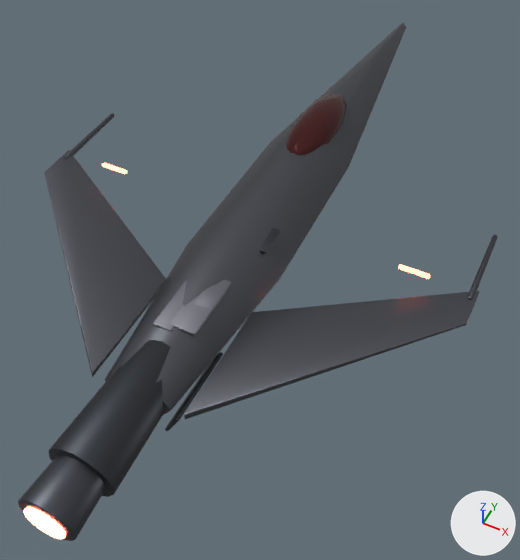
The glTF model assets/models/enemy_razor.glb: old version first, new version second.
Both versions are drawn from a 50 mm lens placed at (3.94, -8.7, 8.47), pointed at (0.15, -1.11, -1.01). Lighting does not change. The marker at lower right points along +X, +Y and +Z. The older version comes first. Vertices at exactly the same position are counted once.

The first picture shows 'EnemyRazor'.
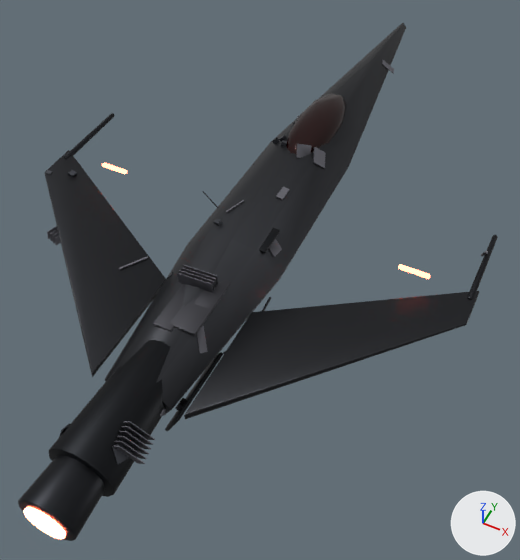
What differs and where, as boxes (x1, y1, x2, y2) in the pictures (520 x 560 px):
'EnemyRazor', recoloured, reshaped (darker): (18, 23, 498, 541) in both
part 1 of me_hullm, added: after (46, 116, 488, 465)
part 2 of me_hullm, added: after (382, 59, 394, 74)

Diff of the bpy script that builds the scene:
```diff
--- a/assets/models/enemy_razor.glb.py
+++ b/assets/models/enemy_razor.glb.py
@@ mat_en_hull @@
 n0 = _N.new('ShaderNodeBsdfPrincipled'); n0.name = 'Principled BSDF'
-n0.inputs[0].default_value = (0.1, 0.105, 0.12, 1.0)  # 'Base Color', dark grey #595b61
 n0.inputs[1].default_value = 0.85  # 'Metallic'
@@ mat_en_hull @@
 n1 = _N.new('ShaderNodeOutputMaterial'); n1.name = 'Material Output'
+n2 = _N.new('ShaderNodeMix'); n2.name = 'Mix'
+n2.data_type = 'RGBA'
+n2.blend_type = 'MULTIPLY'
+n2.inputs[0].default_value = 1.0  # 'Factor'
+n2.inputs[7].default_value = (0.1, 0.105, 0.12, 1.0)  # 'B', dark grey #595b61
+n3 = _N.new('ShaderNodeVertexColor'); n3.name = 'Color Attribute'
 _L.new(n0.outputs[0], n1.inputs[0])  # 'BSDF' to 'Surface'
+_L.new(n2.outputs[2], n0.inputs[0])  # 'Result' to 'Base Color'
+_L.new(n3.outputs[0], n2.inputs[6])  # 'Color' to 'A'
@@ mat_en_glass @@
 n0 = _N.new('ShaderNodeBsdfPrincipled'); n0.name = 'Principled BSDF'
-n0.inputs[0].default_value = (0.06, 0.005, 0.005, 1.0)  # 'Base Color', dark red #451010
 n0.inputs[1].default_value = 0.4  # 'Metallic'
@@ mat_en_glass @@
 n1 = _N.new('ShaderNodeOutputMaterial'); n1.name = 'Material Output'
+n2 = _N.new('ShaderNodeMix'); n2.name = 'Mix'
+n2.data_type = 'RGBA'
+n2.blend_type = 'MULTIPLY'
+n2.inputs[0].default_value = 1.0  # 'Factor'
+n2.inputs[7].default_value = (0.06, 0.005, 0.005, 1.0)  # 'B', dark red #451010
+n3 = _N.new('ShaderNodeVertexColor'); n3.name = 'Color Attribute'
 _L.new(n0.outputs[0], n1.inputs[0])  # 'BSDF' to 'Surface'
+_L.new(n2.outputs[2], n0.inputs[0])  # 'Result' to 'Base Color'
+_L.new(n3.outputs[0], n2.inputs[6])  # 'Color' to 'A'
@@ mat_gunmetal @@
 n0 = _N.new('ShaderNodeBsdfPrincipled'); n0.name = 'Principled BSDF'
-n0.inputs[0].default_value = (0.08, 0.085, 0.1, 1.0)  # 'Base Color', dark grey #505259
 n0.inputs[1].default_value = 0.9  # 'Metallic'
@@ mat_gunmetal @@
 n1 = _N.new('ShaderNodeOutputMaterial'); n1.name = 'Material Output'
+n2 = _N.new('ShaderNodeMix'); n2.name = 'Mix'
+n2.data_type = 'RGBA'
+n2.blend_type = 'MULTIPLY'
+n2.inputs[0].default_value = 1.0  # 'Factor'
+n2.inputs[7].default_value = (0.08, 0.085, 0.1, 1.0)  # 'B', dark grey #505259
+n3 = _N.new('ShaderNodeVertexColor'); n3.name = 'Color Attribute'
 _L.new(n0.outputs[0], n1.inputs[0])  # 'BSDF' to 'Surface'
+_L.new(n2.outputs[2], n0.inputs[0])  # 'Result' to 'Base Color'
+_L.new(n3.outputs[0], n2.inputs[6])  # 'Color' to 'A'
@@ mat_en_hull2 @@
 n0 = _N.new('ShaderNodeBsdfPrincipled'); n0.name = 'Principled BSDF'
-n0.inputs[0].default_value = (0.055, 0.06, 0.07, 1.0)  # 'Base Color', dark grey #42454b
 n0.inputs[1].default_value = 0.9  # 'Metallic'
 n1 = _N.new('ShaderNodeOutputMaterial'); n1.name = 'Material Output'
+n2 = _N.new('ShaderNodeMix'); n2.name = 'Mix'
+n2.data_type = 'RGBA'
+n2.blend_type = 'MULTIPLY'
+n2.inputs[0].default_value = 1.0  # 'Factor'
+n2.inputs[7].default_value = (0.055, 0.06, 0.07, 1.0)  # 'B', dark grey #42454b
+n3 = _N.new('ShaderNodeVertexColor'); n3.name = 'Color Attribute'
 _L.new(n0.outputs[0], n1.inputs[0])  # 'BSDF' to 'Surface'
+_L.new(n2.outputs[2], n0.inputs[0])  # 'Result' to 'Base Color'
+_L.new(n3.outputs[0], n2.inputs[6])  # 'Color' to 'A'
@@ mat_en_panel @@
 n0 = _N.new('ShaderNodeBsdfPrincipled'); n0.name = 'Principled BSDF'
-n0.inputs[0].default_value = (0.2, 0.2, 0.23, 1.0)  # 'Base Color', grey #7c7c84
 n0.inputs[1].default_value = 0.85  # 'Metallic'
@@ mat_en_panel @@
 n1 = _N.new('ShaderNodeOutputMaterial'); n1.name = 'Material Output'
+n2 = _N.new('ShaderNodeMix'); n2.name = 'Mix'
+n2.data_type = 'RGBA'
+n2.blend_type = 'MULTIPLY'
+n2.inputs[0].default_value = 1.0  # 'Factor'
+n2.inputs[7].default_value = (0.2, 0.2, 0.23, 1.0)  # 'B', grey #7c7c84
+n3 = _N.new('ShaderNodeVertexColor'); n3.name = 'Color Attribute'
 _L.new(n0.outputs[0], n1.inputs[0])  # 'BSDF' to 'Surface'
+_L.new(n2.outputs[2], n0.inputs[0])  # 'Result' to 'Base Color'
+_L.new(n3.outputs[0], n2.inputs[6])  # 'Color' to 'A'
@@ me_hullm @@
-me_hullm.from_pydata(...)  # 1420 vertices, 2760 faces; spans x -3.72..3.72, y -6.65..6.5, z -1.05..0.8
+me_hullm.from_pydata(...)  # 2855 vertices, 5396 faces; spans x -3.72..3.72, y -6.65..6.5, z -1.05..0.8
+# me_hullm part 1: 1411 vertices added at x -3.7..3.62, y -5.67..3.15, z -0.54..0.77
+# me_hullm part 2: 24 vertices added at x 0.15..0.45, y 4.51..4.77, z -0.04..0.22
 me_hullm.materials.append(mat_en_hull)
```
